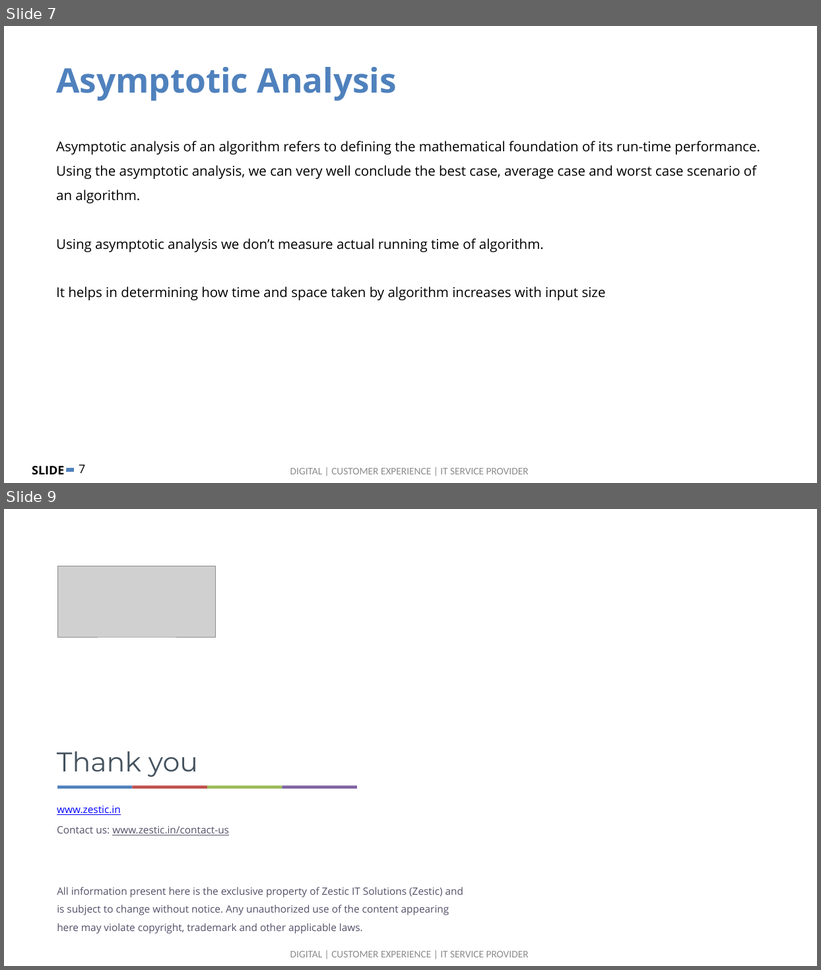
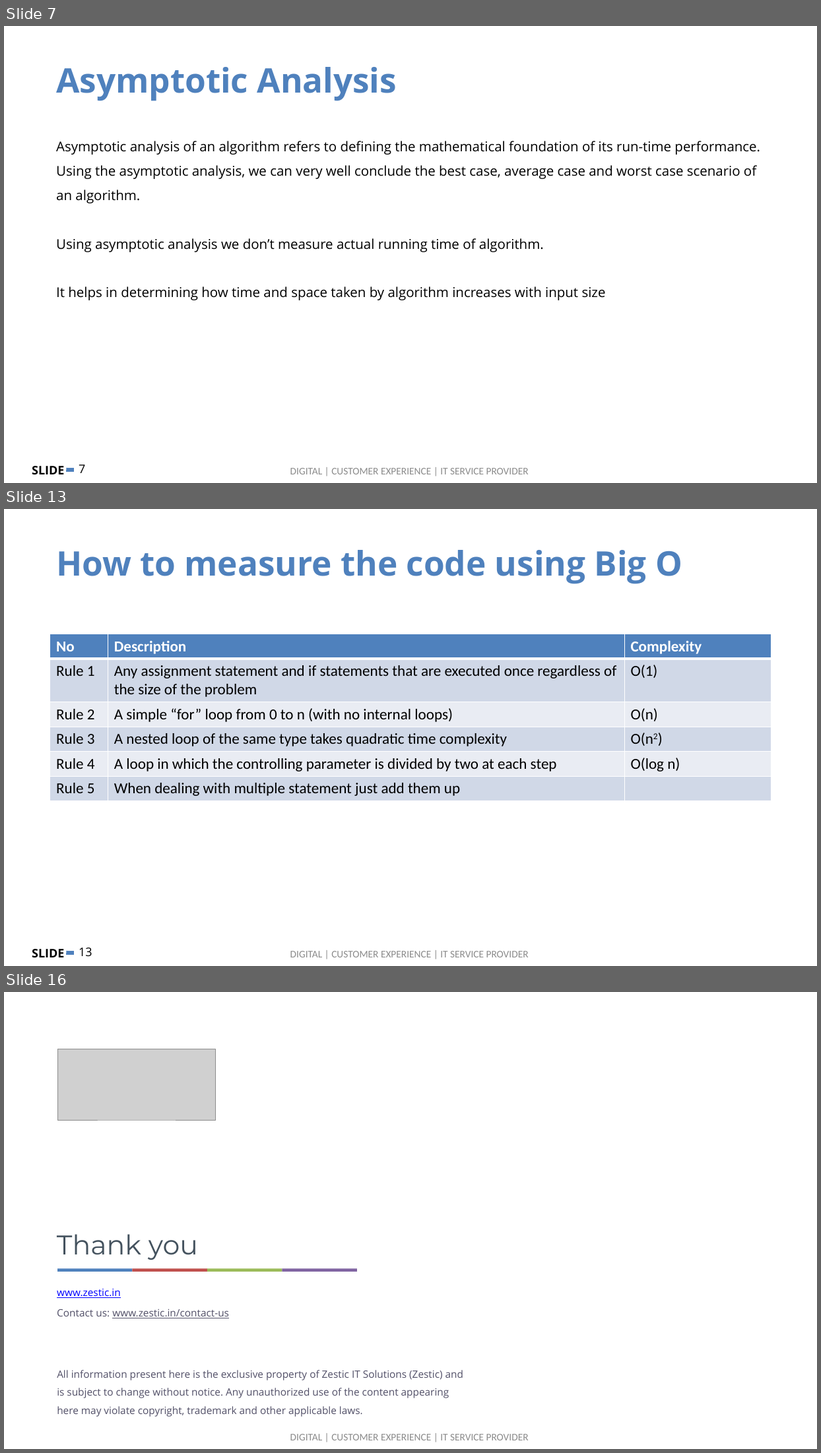
Before and after one commit to zesticio/examples, a slide deck: algorithms/slides/Data Structure & Algorithms.pptx. Shown one above the other, each under a label of ours: slides 7 and 9 before the commit, slides 7, 13 and 16 after it; the slides between them are not shown. The pictures are 821x970 and 821x1453 pixels, drawn with LibreOffice and Linux fonts; fonts in the diff are those of the drawing; grey boxes stand for pictures; background and template pictures are left out. Boxes give left, top, right and bottom in pixels: in the first picture for what was removed or moved away, otherwise in the second. Text is boxed around its words. In the diff, an @@ line names an element or a change of style, - is before the commit and + after.

```diff
--- a/algorithms/slides/Data Structure & Algorithms.pptx
+++ b/algorithms/slides/Data Structure & Algorithms.pptx
@@ slide 13 added at box(4, 509, 817, 966), background #FFFFFF; not listed: 4 template elements that a slide beside it also shows @@
@@ text added at box(56, 550, 682, 584), 40 pt, text #4F81BD, bold @@
+How to measure the code using Big O
@@ table added at box(50, 634, 772, 801), 6 rows, 3 columns @@
+No | Description | Complexity
+Rule 1 | Any assignment statement and if statements that are executed once regardless of the size of the problem | O(1)
+Rule 2 | A simple “for” loop from 0 to n (with no internal loops) | O(n)
+Rule 3 | A nested loop of the same type takes quadratic time complexity | O(n2)
+Rule 4 | A loop in which the controlling parameter is divided by two at each step | O(log n)
+Rule 5 | When dealing with multiple statement just add them up | 
@@ what was slide 9 is now slide 16 @@
```
Also in this commit, not shown: 1 slide changed, 6 other slides added.
